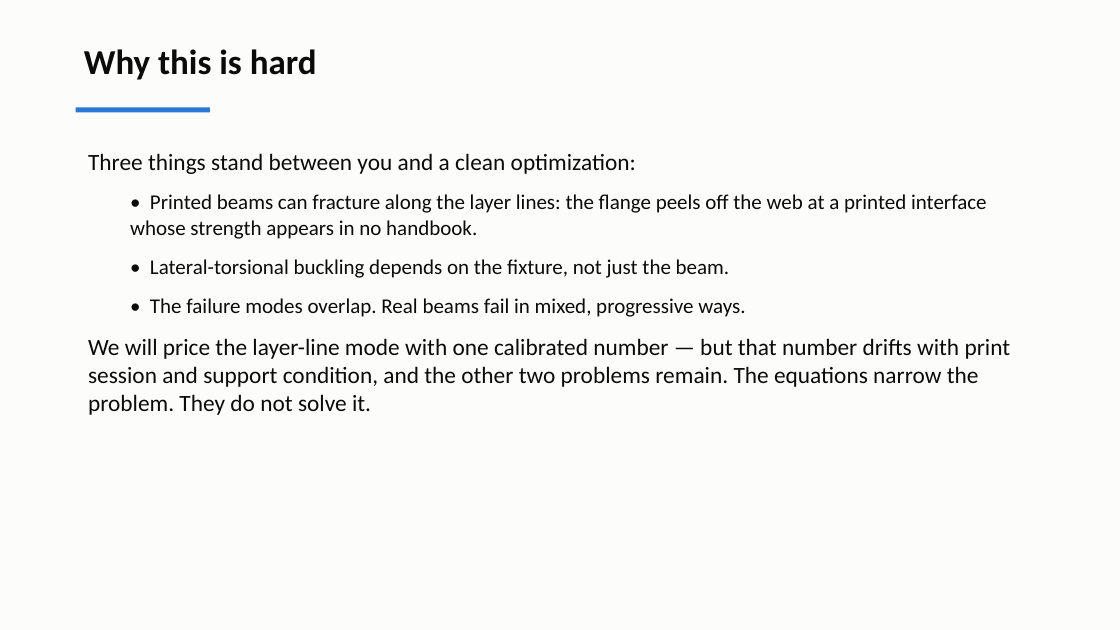
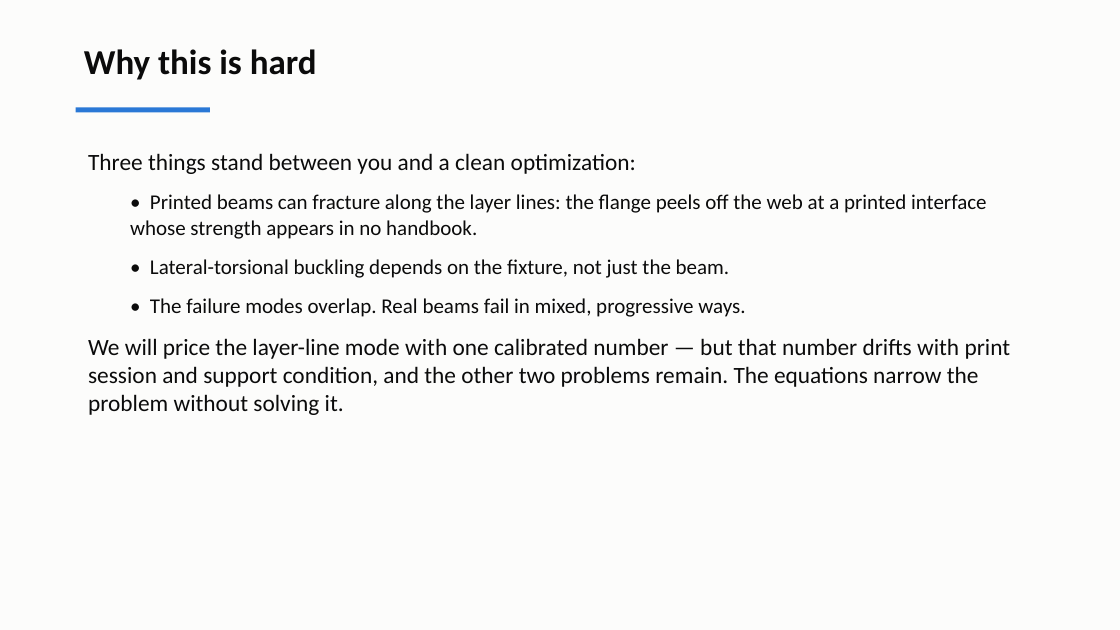
Before and after one commit to andrewvoss8-boop/core-me-data-science-activities-public, a slide deck: slide 4 of me323/Module1_drafts/ME323_Module1_Lecture1.pptx. Drawn at 1120x630 pixels with LibreOffice and Linux fonts; fonts in the diff are those of the drawing. Boxes give left, top, right and bottom in pixels: in the first picture for what was removed or moved away, otherwise in the second. Text is boxed around its words. In the diff, an @@ line names an element or a change of style, - is before the commit and + after.

```diff
--- a/me323/Module1_drafts/ME323_Module1_Lecture1.pptx
+++ b/me323/Module1_drafts/ME323_Module1_Lecture1.pptx
@@ text at box(88, 338, 1011, 415): text changed @@
-We will price the layer-line mode with one calibrated number — but that number drifts with print session and support condition, and the other two problems remain. The equations narrow the problem. They do not solve it.
+We will price the layer-line mode with one calibrated number — but that number drifts with print session and support condition, and the other two problems remain. The equations narrow the problem without solving it.
```
Also in this commit, not shown: 4 other slides changed, 5 other files.
